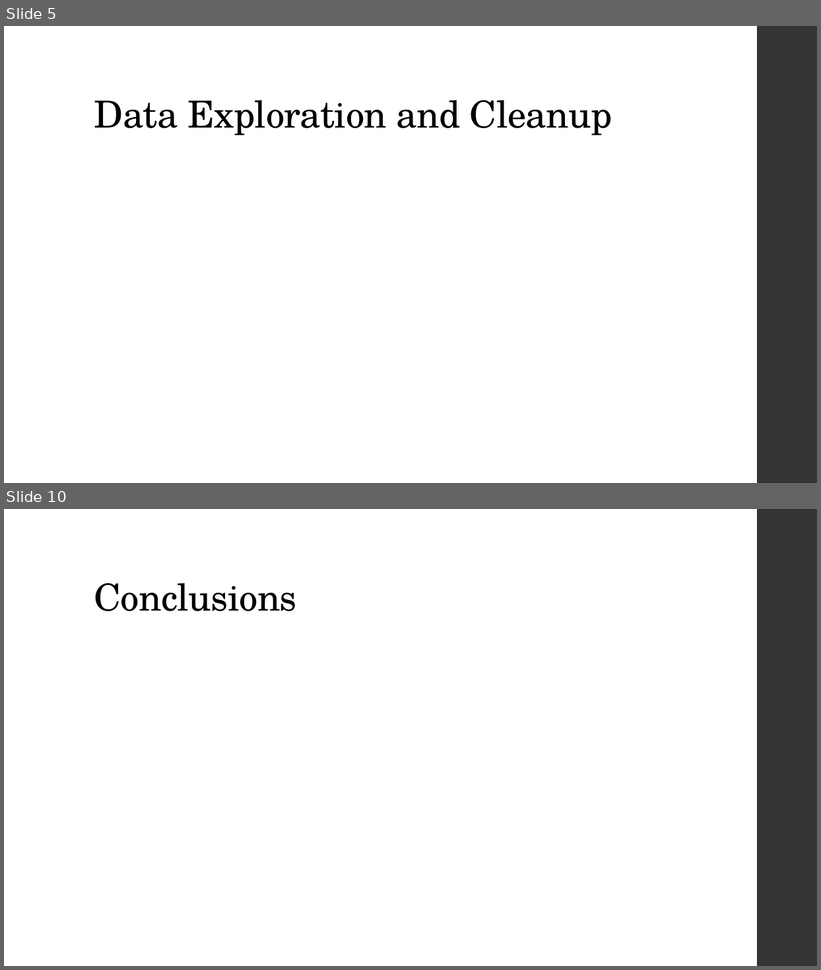
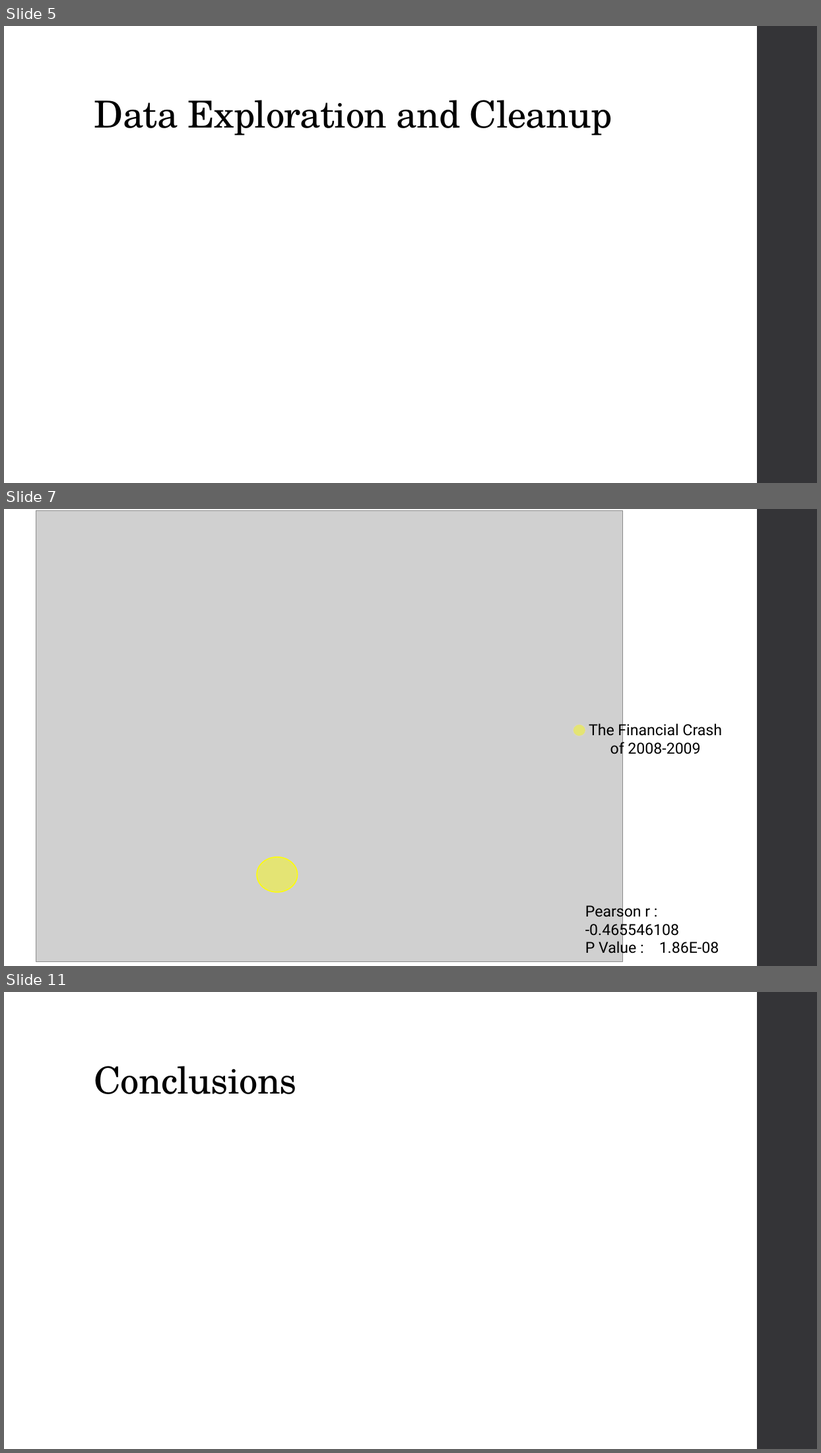
Before and after one commit to GraceHsu12/UCB_Project1_team, a slide deck: stock_and_housing_Proj1.pptx. Shown one above the other, each under a label of ours: slides 5 and 10 before the commit, slides 5, 7 and 11 after it; the slides between them are not shown. The pictures are 821x970 and 821x1453 pixels, drawn with LibreOffice and Linux fonts; fonts in the diff are those of the drawing; grey boxes stand for pictures. Boxes give left, top, right and bottom in pixels: in the first picture for what was removed or moved away, otherwise in the second. Text is boxed around its words. In the diff, an @@ line names an element or a change of style, - is before the commit and + after.

```diff
--- a/stock_and_housing_Proj1.pptx
+++ b/stock_and_housing_Proj1.pptx
@@ slide 7 added at <box>4,509,817,966</box>, background #FFFFFF; not listed: 1 template element that a slide beside it also shows @@
@@ picture added at <box>36,511,623,962</box> @@
@@ ellipse added at <box>573,724,587,737</box>, fill #FFFF00 at 44% opacity, outline #D6D3CC 1.1 pt @@
@@ text added at <box>589,722,722,757</box>, 18 pt, text #000000 @@
+The Financial Crash of 2008-2009
@@ ellipse added at <box>257,857,298,892</box>, fill #FFFF00 at 44% opacity, outline #FFFF00 1.1 pt @@
@@ text added at <box>585,903,719,957</box>, 18 pt, text #000000 @@
+Pearson r : -0.465546108
+P Value : 1.86E-08
@@ what was slide 10 is now slide 11 @@
```
Also in this commit, not shown: 1 slide changed, 3 other slides added, 3 slides removed.
